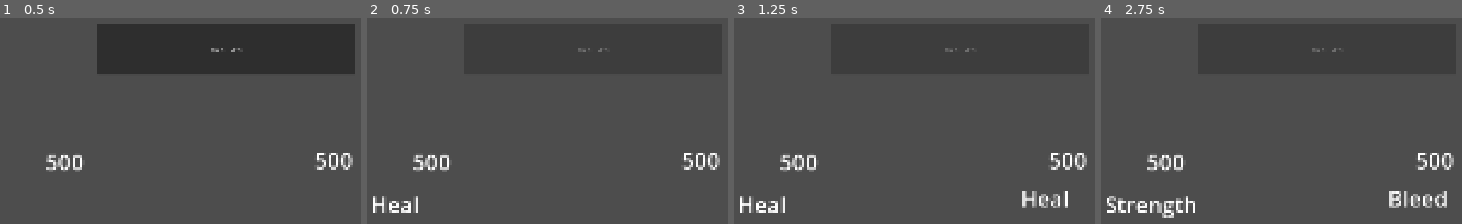
Above: before the commit, frames 1-4 (left to right).
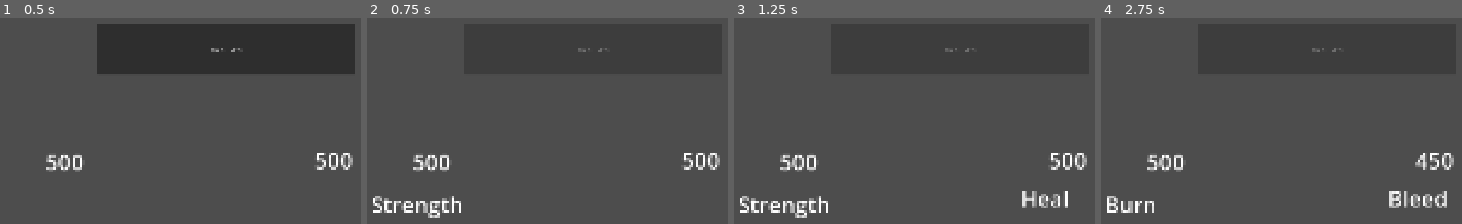
Above: after the commit, the same moments.

Repository: AztecGameLab/LongTermGame10
Game: Godot game, scene res://workspaces/artemis/artemis-main.tscn
Two runs of this game, one before a commit and one after it. Both use one fixed random seed, a clock stepped at 60 frames per second and the inputs below. The project has no main scene, so this scene is started directly.
Inputs:
- Up to frame 1 (0.5 s): no input
- Up to frame 2 (0.75 s): click "Run Turn" at 0.5 s
- Up to frame 3 (1.25 s): no input
- Up to frame 4 (2.75 s): click "Run Turn" at 2 s

Frame 1 is identical in both runs. In frame 2, 1.1% of the frame differs, in the area x 1-27%, y 86-98%; in frame 3, 1.1%; in frame 4, 1.3%, in the area x 1-94%, y 65-98%.

Commit message:
Implement status effects as subclasses, so we can have "fading" and concentration ones.

Diff:
--- /dev/null
+++ b/resources/abilities/burn.tres
@@ -0,0 +1,19 @@
+[gd_resource type="Resource" script_class="Ability" format=3 uid="uid://y06qhqwsm5s3"]
+
+[ext_resource type="Script" uid="uid://be5ru5snax08s" path="res://scripts/ability/action/apply_status_action.gd" id="1_b8l7u"]
+[ext_resource type="Script" uid="uid://ny1mjfoo1mqc" path="res://scripts/ability/ability.gd" id="1_qfdwb"]
+[ext_resource type="Resource" uid="uid://b5uv4uthbh2j6" path="res://resources/status_effects/burn.tres" id="2_8446f"]
+
+[sub_resource type="Resource" id="Resource_8446f"]
+script = ExtResource("1_b8l7u")
+applied_stacks = 50
+upgrade_stacks = 0
+status_effect = ExtResource("2_8446f")
+metadata/_custom_type_script = "uid://be5ru5snax08s"
+
+[resource]
+script = ExtResource("1_qfdwb")
+name = "Burn"
+description = "Applies a burn effect to the target."
+action = SubResource("Resource_8446f")
+metadata/_custom_type_script = "uid://ny1mjfoo1mqc"
--- /dev/null
+++ b/resources/status_effects/burn.tres
@@ -0,0 +1,26 @@
+[gd_resource type="Resource" script_class="FadingStatusEffect" format=3 uid="uid://b5uv4uthbh2j6"]
+
+[ext_resource type="Script" uid="uid://w6h7oqtjl61k" path="res://scripts/status_effects/status_effect_modifier.gd" id="1_v15xi"]
+[ext_resource type="Script" uid="uid://dot0bfh4ojuo7" path="res://scripts/status_effects/fading_status_effect.gd" id="2_ati8t"]
+[ext_resource type="Script" uid="uid://d0uvf6jnorxpw" path="res://scripts/status_effects/status_effect_trigger.gd" id="3_koph0"]
+[ext_resource type="Script" uid="uid://ba2qm14bj1fq" path="res://scripts/ability/action/scaling_damage_action.gd" id="4_d0ykq"]
+
+[sub_resource type="Resource" id="Resource_7mdxj"]
+script = ExtResource("4_d0ykq")
+damage_per_stack = 1
+can_miss = false
+metadata/_custom_type_script = "uid://ba2qm14bj1fq"
+
+[sub_resource type="Resource" id="Resource_ba18c"]
+script = ExtResource("3_koph0")
+trigger_type = 1
+action = SubResource("Resource_7mdxj")
+metadata/_custom_type_script = "uid://d0uvf6jnorxpw"
+
+[resource]
+script = ExtResource("2_ati8t")
+max_stacks = 50
+description = "Deals 1 damage for each stack. Stacks decrease by 1 per-turn."
+triggers = Array[ExtResource("3_koph0")]([SubResource("Resource_ba18c")])
+name = "Burn"
+metadata/_custom_type_script = "uid://dot0bfh4ojuo7"
--- a/scripts/ability/action/apply_status_action.gd
+++ b/scripts/ability/action/apply_status_action.gd
@@ -8,7 +8,7 @@
 @export var upgrade_stacks: int = 1
 
 ## The status effect to apply
-@export var status_effect: StatusEffect
+@export var status_effect: BaseStatusEffect
 
 ## The maximum stacks this action can set it to.
 ## [br]Even if the effect has higher stacks, it will be capped from this action.
--- a/scripts/ability/action/remove_status_action.gd
+++ b/scripts/ability/action/remove_status_action.gd
@@ -5,7 +5,7 @@
 @export var remove_stacks: int = 1
 
 ## The status effect to remove
-@export var status_effect: StatusEffect
+@export var status_effect: BaseStatusEffect
 
 func run(context: ActionContext) -> void:
 	for target in resolve_targets(context):
--- /dev/null
+++ b/scripts/ability/action/scaling_damage_action.gd
@@ -0,0 +1,18 @@
+extends TargetAction
+class_name ScalingDamageAction
+## Deals damage that scales with the triggering status effect container's stack count.
+
+@export var damage_per_stack: int
+
+## Whether this attack is able to miss, based on [code]StatusEffectModifier.FIELD.*_HIT_CHANCE[/code]
+@export var can_miss: bool = true
+
+func run(context: ActionContext) -> void:
+	for target in resolve_targets(context):
+		if can_miss and not BattleManager.check_hit_success(context.source, target):
+			return
+
+		var stack_count := context.container.stacks if context.container else 1
+		var total_damage := damage_per_stack * stack_count
+
+		BattleManager.apply_damage(total_damage, context.source, target)
--- a/scripts/battle_logic/action_context.gd
+++ b/scripts/battle_logic/action_context.gd
@@ -12,8 +12,12 @@
 ## refer to the character that originally applied it without using their stats.
 var origin: BattleCharacter
 
-func _init(p_source: BattleCharacter = null, p_target: BattleCharacter = null, p_battle: BattleContext = null, p_origin: BattleCharacter = null) -> void:
+## The status effect container this action was triggered from, if any.
+var container: StatusEffectContainer
+
+func _init(p_source: BattleCharacter = null, p_target: BattleCharacter = null, p_battle: BattleContext = null, p_origin: BattleCharacter = null, p_container: StatusEffectContainer = null) -> void:
   source = p_source
   target = p_target
   battle = p_battle
   origin = p_origin
+  container = p_container
--- a/scripts/battle_logic/battle_character.gd
+++ b/scripts/battle_logic/battle_character.gd
@@ -104,16 +104,12 @@
 
 # --- Status Effect Management ---
 
-## Applies a status effect. If already active, refreshes the duration instead.
-func add_status_effect(effect: StatusEffect, source: BattleCharacter, stacks: int, max_stacks: int) -> StatusEffectContainer:
+## Applies a status effect. If already active, delegates reapplication to the effect.
+func add_status_effect(effect: BaseStatusEffect, source: BattleCharacter, stacks: int, max_stacks: int) -> StatusEffectContainer:
 	var existing := get_status_effect(effect)
 
 	if existing:
-		var new_stacks = mini(existing.stacks + stacks, existing.effect.max_stack)
-		if max_stacks != 0:
-			new_stacks = mini(new_stacks, max_stacks)
-		new_stacks = maxi(new_stacks, existing.stacks)
-		existing.stacks = new_stacks
+		existing.effect.on_reapplied(existing, stacks, max_stacks)
 		return existing
 
 	var instance := StatusEffectContainer.new(effect, source, self, battle, stacks)
@@ -122,7 +118,7 @@
 	status_effect_added.emit(instance)
 	return instance
 
-func remove_status_effect(effect: StatusEffect, stacks: int) -> void:
+func remove_status_effect(effect: BaseStatusEffect, stacks: int) -> void:
 	var instance := get_status_effect(effect)
 	if instance:
 		if stacks >= instance.stacks:
@@ -134,13 +130,13 @@
 	if instance in _status_effects:
 		_remove_effect_instance(instance)
 
-func get_status_effect(effect: StatusEffect) -> StatusEffectContainer:
+func get_status_effect(effect: BaseStatusEffect) -> StatusEffectContainer:
 	for instance in _status_effects:
 		if instance.effect == effect:
 			return instance
 	return null
 
-func has_status_effect(effect: StatusEffect) -> bool:
+func has_status_effect(effect: BaseStatusEffect) -> bool:
 	return get_status_effect(effect) != null
 
 func get_all_status_effects() -> Array[StatusEffectContainer]:
@@ -160,7 +156,7 @@
 	var expired: Array[StatusEffectContainer] = []
 	for instance in _status_effects.duplicate():
 		await instance.run_triggers(StatusEffectTrigger.Type.ON_TURN_END)
-		if instance.tick_duration():
+		if instance.tick():
 			expired.append(instance)
 
 	for instance in expired:
--- /dev/null
+++ b/scripts/status_effects/base_status_effect.gd
@@ -0,0 +1,50 @@
+@icon("uid://b230jcebk6c8q")
+extends Resource
+class_name BaseStatusEffect
+## Base class for all status effect types.
+## Subclasses override only the methods relevant to their behavior.
+
+@export var name: String
+
+# --- Virtual Methods ---
+# Override in subclasses to customize behavior.
+
+## Runs any triggers of the given type on this effect.
+func run_triggers(_type: StatusEffectTrigger.Type, _container: StatusEffectContainer) -> void:
+	pass
+
+## Modifies a value based on this effect's modifiers. Returns the value unchanged by default.
+func modify_value(_field: StatusEffectModifier.Field, value: float, _container: StatusEffectContainer) -> float:
+	return value
+
+## Called when the attached character takes damage.
+func on_damage_received(_context: AttackContext, _container: StatusEffectContainer) -> void:
+	pass
+
+## Called when the attached character deals damage.
+func on_damage_dealt(_context: AttackContext, _container: StatusEffectContainer) -> void:
+	pass
+
+## Called when the effect is first applied.
+func on_applied(_container: StatusEffectContainer) -> void:
+	pass
+
+## Called when the effect is removed.
+func on_removed(_container: StatusEffectContainer) -> void:
+	pass
+
+## Ticks the effect each turn. Returns [code]true[/code] if the effect has expired.
+func tick(_container: StatusEffectContainer) -> bool:
+	return false
+
+## Called when the effect is reapplied to a character that already has it.
+func on_reapplied(_container: StatusEffectContainer, _stacks: int, _max_stacks: int) -> void:
+	pass
+
+## Called by the container's [code]_init[/code] to set initial state.
+func _setup_container(_container: StatusEffectContainer) -> void:
+	pass
+
+## Returns the remaining turns for display purposes. Returns [code]-1[/code] if no duration to display.
+func get_remaining_turns(_container: StatusEffectContainer) -> int:
+	return -1
--- /dev/null
+++ b/scripts/status_effects/concentration_status_effect.gd
@@ -0,0 +1,4 @@
+extends BaseStatusEffect
+class_name ConcentrationStatusEffect
+## A status effect that represents a character concentrating on something.
+## This is used for abilities that require concentration, such as channeling or maintaining a buff.
--- /dev/null
+++ b/scripts/status_effects/fading_status_effect.gd
@@ -0,0 +1,45 @@
+extends BaseStatusEffect
+class_name FadingStatusEffect
+## A status effect with a high stack count that decays by one each turn.
+## Modifiers and triggers scale by the current stack count.
+
+@export var max_stacks: int
+
+@export_multiline var description: String
+
+@export var modifiers: Array[StatusEffectModifier]
+@export var triggers: Array[StatusEffectTrigger]
+
+func modify_value(field: StatusEffectModifier.Field, value: float, container: StatusEffectContainer) -> float:
+	var modified_value := value
+	var field_modifiers: Array[StatusEffectModifier] = modifiers.filter(func(m): return m.modifier_field == field)
+	for modifier in field_modifiers:
+		# Scale the modifier amount by current stacks
+		var scaled_amount := modifier.modifier_amount * container.stacks
+		match modifier.modifier_type:
+			StatusEffectModifier.Type.ADD:
+				modified_value += scaled_amount
+			StatusEffectModifier.Type.ADD_PERCENT:
+				modified_value += modified_value * scaled_amount
+			StatusEffectModifier.Type.MULTIPLY:
+				modified_value *= scaled_amount
+	return modified_value
+
+func run_triggers(type: StatusEffectTrigger.Type, container: StatusEffectContainer) -> void:
+	for trigger in triggers:
+		if trigger.trigger_type == type and trigger.action:
+			await trigger.action.run(ActionContext.new(null, container.target, container.battle, container.source, container))
+
+func tick(container: StatusEffectContainer) -> bool:
+	container.stacks -= 1
+	return container.stacks <= 0
+
+func on_reapplied(container: StatusEffectContainer, stacks: int, p_max_stacks: int) -> void:
+	var new_stacks := container.stacks + stacks
+	new_stacks = mini(new_stacks, max_stacks)
+	if p_max_stacks != 0:
+		new_stacks = mini(new_stacks, p_max_stacks)
+	container.stacks = new_stacks
+
+func get_remaining_turns(container: StatusEffectContainer) -> int:
+	return container.stacks
--- a/scripts/status_effects/status_effect.gd
+++ b/scripts/status_effects/status_effect.gd
@@ -1,8 +1,5 @@
-@icon("uid://b230jcebk6c8q")
-extends Resource
+extends BaseStatusEffect
 class_name StatusEffect
-
-@export var name: String
 
 @export var stacks: Array[StatusEffectStack]
 
@@ -20,7 +17,7 @@
 	var stack := stacks[_instance.stacks - 1]
 	for trigger in stack.triggers:
 		if trigger.trigger_type == type and trigger.action:
-			await trigger.action.run(ActionContext.new(null, _instance.target, _instance.battle, _instance.source))
+			await trigger.action.run(ActionContext.new(null, _instance.target, _instance.battle, _instance.source, _instance))
 
 func modify_value(field: StatusEffectModifier.Field, value: float, _instance: StatusEffectContainer) -> float:
 	var modified_value := value
@@ -32,6 +29,29 @@
 func _get_modifiers(field: StatusEffectModifier.Field, _instance: StatusEffectContainer) -> Array[StatusEffectModifier]:
 	var stack := stacks[_instance.stacks - 1]
 	return stack.modifiers.filter(func(m): return m.modifier_field == field);
+
+# --- Overrides ---
+
+func tick(container: StatusEffectContainer) -> bool:
+	if not limited_duration:
+		return false
+	container.remaining_turns -= 1
+	return container.remaining_turns <= 0
+
+func on_reapplied(container: StatusEffectContainer, p_stacks: int, p_max_stacks: int) -> void:
+	var new_stacks = mini(container.stacks + p_stacks, max_stack)
+	if p_max_stacks != 0:
+		new_stacks = mini(new_stacks, p_max_stacks)
+	container.stacks = maxi(new_stacks, container.stacks)
+	container.remaining_turns = duration_turns
+
+func _setup_container(container: StatusEffectContainer) -> void:
+	container.remaining_turns = duration_turns
+
+func get_remaining_turns(container: StatusEffectContainer) -> int:
+	if not limited_duration:
+		return -1
+	return container.remaining_turns
 
 # --- Virtual Methods ---
 # Override these in a custom script for effects that need special behavior.
--- a/scripts/status_effects/status_effect_container.gd
+++ b/scripts/status_effects/status_effect_container.gd
@@ -1,8 +1,8 @@
 class_name StatusEffectContainer
 ## Runtime state for a status effect on a character.
-## Delegates all behavior back to the StatusEffect resource.
+## Delegates all behavior back to the BaseStatusEffect resource.
 
-var effect: StatusEffect
+var effect: BaseStatusEffect
 var source: BattleCharacter
 var target: BattleCharacter
 var remaining_turns: int
@@ -14,42 +14,32 @@
 ## Used by custom effect scripts to store arbitrary state.
 var custom_state: Dictionary = {}
 
-func _init(p_effect: StatusEffect, p_source: BattleCharacter, p_target: BattleCharacter, p_battle: BattleContext, p_stack: int = 1) -> void:
+func _init(p_effect: BaseStatusEffect, p_source: BattleCharacter, p_target: BattleCharacter, p_battle: BattleContext, p_stack: int = 1) -> void:
 	effect = p_effect
 	source = p_source
 	target = p_target
 	battle = p_battle
 	stacks = p_stack
-	remaining_turns = p_effect.duration_turns
+	effect._setup_container(self)
 
 func modify_value(field: StatusEffectModifier.Field, value: float) -> float:
-	return effect.modify_value(field, value, self )
+	return effect.modify_value(field, value, self)
 
 func run_triggers(trigger: StatusEffectTrigger.Type) -> void:
-	return effect.run_triggers(trigger, self )
+	return effect.run_triggers(trigger, self)
 
 func on_damage_received(context: AttackContext) -> void:
-	effect.on_damage_received(context, self )
+	effect.on_damage_received(context, self)
 
 func on_damage_dealt(context: AttackContext) -> void:
-	effect.on_damage_dealt(context, self )
+	effect.on_damage_dealt(context, self)
 
 func on_applied() -> void:
-	effect.on_applied(self )
+	effect.on_applied(self)
 
 func on_removed() -> void:
-	effect.on_removed(self )
+	effect.on_removed(self)
 
-## Ticks down duration. Returns true if the effect has expired.
-func tick_duration() -> bool:
-	if not effect.limited_duration:
-		return false
-	remaining_turns -= 1
-	return remaining_turns <= 0
-
-func add_stack(p_stacks: int = 1) -> void:
-	p_stacks = mini(p_stacks + p_stacks, effect.max_stack)
-	refresh_duration()
-
-func refresh_duration() -> void:
-	remaining_turns = effect.duration_turns
+## Ticks the effect. Returns true if the effect has expired.
+func tick() -> bool:
+	return effect.tick(self)
--- a/workspaces/artemis/artemis-main.tscn
+++ b/workspaces/artemis/artemis-main.tscn
@@ -7,6 +7,7 @@
 [ext_resource type="Resource" uid="uid://b6mlqpxywhb6g" path="res://resources/abilities/heal.tres" id="3_lhvlb"]
 [ext_resource type="Resource" uid="uid://c71y0pm2tt1g" path="res://resources/abilities/fortune/pierce.tres" id="4_lhvlb"]
 [ext_resource type="Resource" uid="uid://bnv8ckim477pc" path="res://resources/abilities/strength.tres" id="6_vmnyc"]
+[ext_resource type="Resource" uid="uid://y06qhqwsm5s3" path="res://resources/abilities/burn.tres" id="7_ra02i"]
 [ext_resource type="Resource" uid="uid://sg2oek573oja" path="res://resources/abilities/bleed.tres" id="8_6onex"]
 [ext_resource type="Script" uid="uid://b1qn3ek7b7ps4" path="res://workspaces/artemis/turn_label.gd" id="8_h88bq"]
 
@@ -19,7 +20,7 @@
 position = Vector2(561, 471)
 script = ExtResource("1_ha2wl")
 max_health = 500
-abilities = Array[ExtResource("2_dq3ge")]([ExtResource("4_lhvlb"), ExtResource("4_lhvlb"), ExtResource("4_lhvlb"), ExtResource("4_lhvlb"), ExtResource("3_lhvlb"), ExtResource("6_vmnyc")])
+abilities = Array[ExtResource("2_dq3ge")]([ExtResource("4_lhvlb"), ExtResource("4_lhvlb"), ExtResource("4_lhvlb"), ExtResource("3_lhvlb"), ExtResource("6_vmnyc"), ExtResource("7_ra02i")])
 metadata/_custom_type_script = "uid://c2dcuh7wij0sh"
 
 [node name="Health" type="Label" parent="Player" unique_id=1181677918]
Not shown: 1 places in resources/status_effects/bleed.tres that only renumber resources
Not shown: 1 places in resources/status_effects/strength.tres that only renumber resources
Not shown, added: scripts/ability/action/scaling_damage_action.gd.uid
Not shown, added: scripts/status_effects/base_status_effect.gd.uid
Not shown, added: scripts/status_effects/concentration_status_effect.gd.uid
Not shown, added: scripts/status_effects/fading_status_effect.gd.uid
